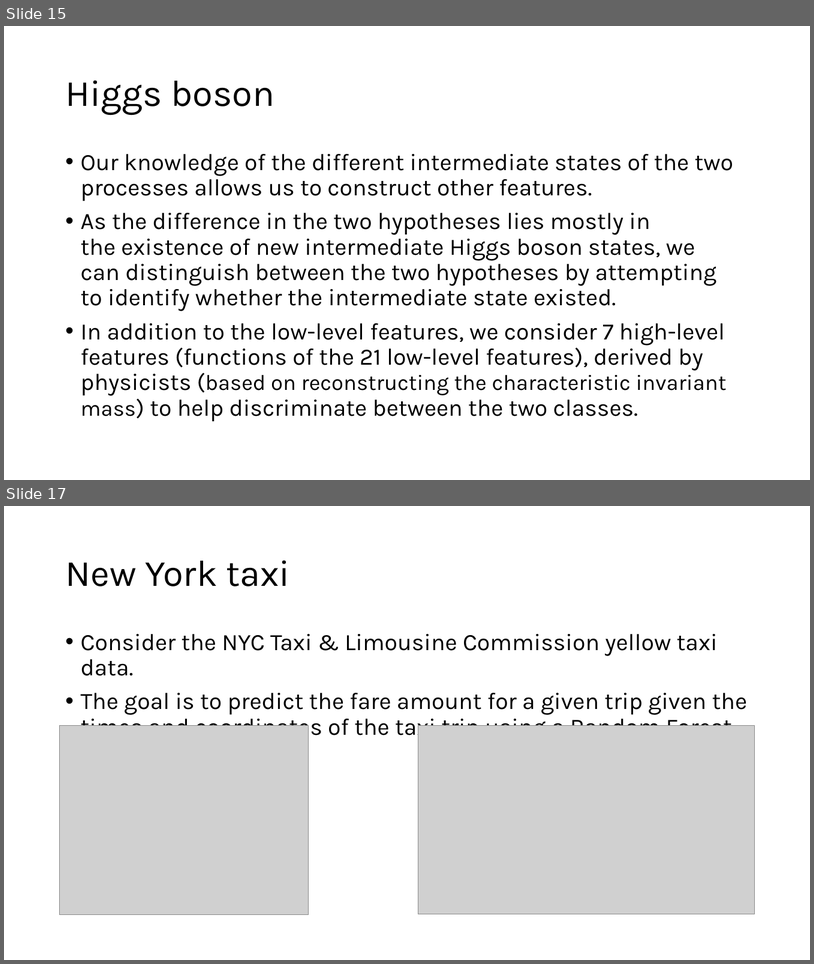
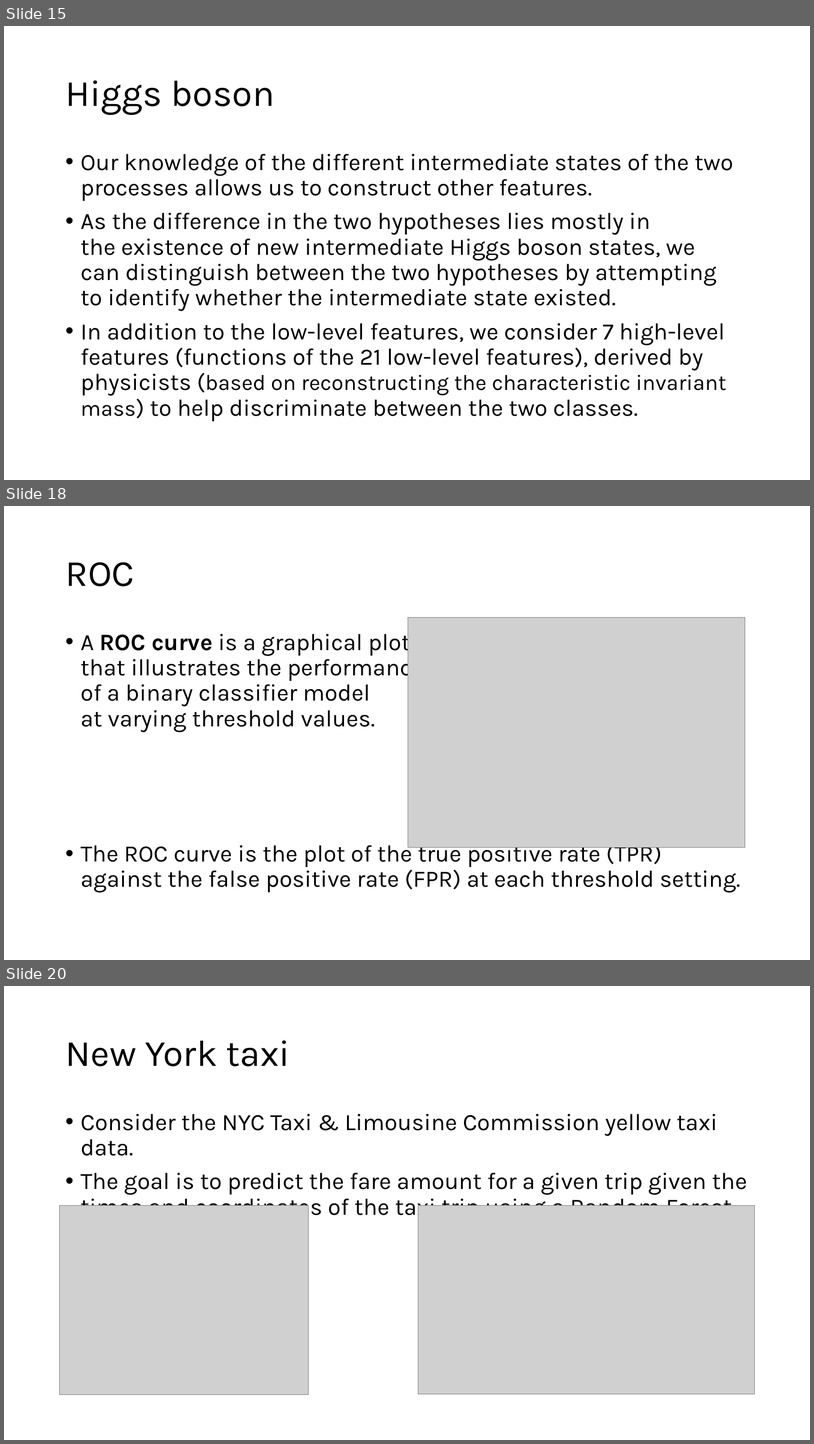
Before and after one commit to ICTP/SMR4077, a slide deck: DAY8/ML4HPC/slides/Magurele_3.pptx. Shown one above the other, each under a label of ours: slides 15 and 17 before the commit, slides 15, 18 and 20 after it; the slides between them are not shown. The pictures are 814x964 and 814x1444 pixels, drawn with LibreOffice and Linux fonts; fonts in the diff are those of the drawing; grey boxes stand for pictures. Boxes give left, top, right and bottom in pixels: in the first picture for what was removed or moved away, otherwise in the second. Text is boxed around its words. In the diff, an @@ line names an element or a change of style, - is before the commit and + after.

```diff
--- a/DAY8/ML4HPC/slides/Magurele_3.pptx
+++ b/DAY8/ML4HPC/slides/Magurele_3.pptx
@@ slide 18 added at box(4, 506, 810, 960), background #FFFFFF @@
@@ title added at box(65, 562, 134, 586), 44 pt, text #000000 @@
+ROC
@@ text added at box(81, 629, 740, 892), 28 pt, text #000000 @@
+• A ROC curve is a graphical plot
+  that illustrates the performance
+  of a binary classifier model
+  at varying threshold values.
+• The ROC curve is the plot of the true positive rate (TPR) against the false positive rate (FPR) at each threshold setting.
@@ picture added at box(408, 618, 746, 847) @@
@@ what was slide 17 is now slide 20 @@
```
Also in this commit, not shown: 1 slide changed, 2 other slides added, 3 other files.
